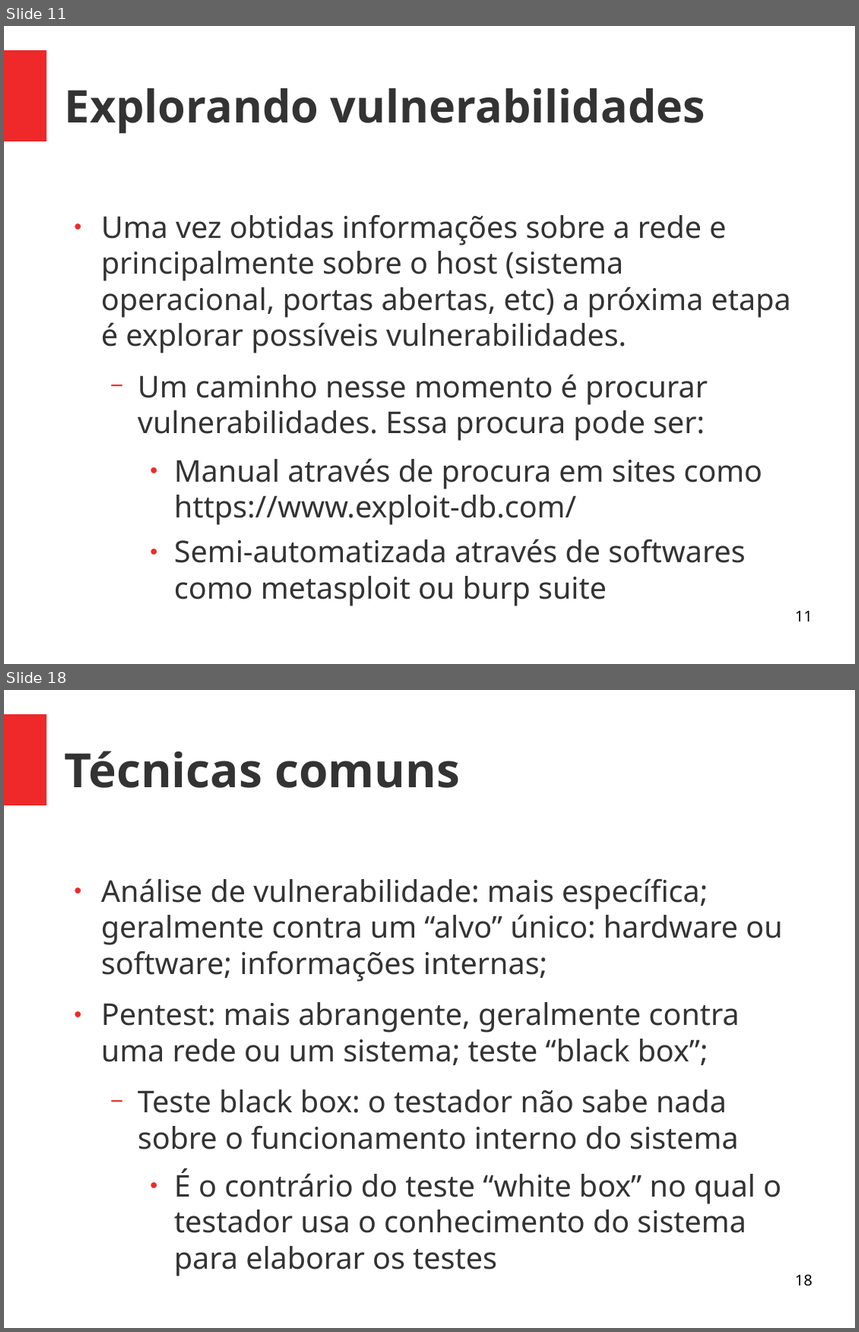
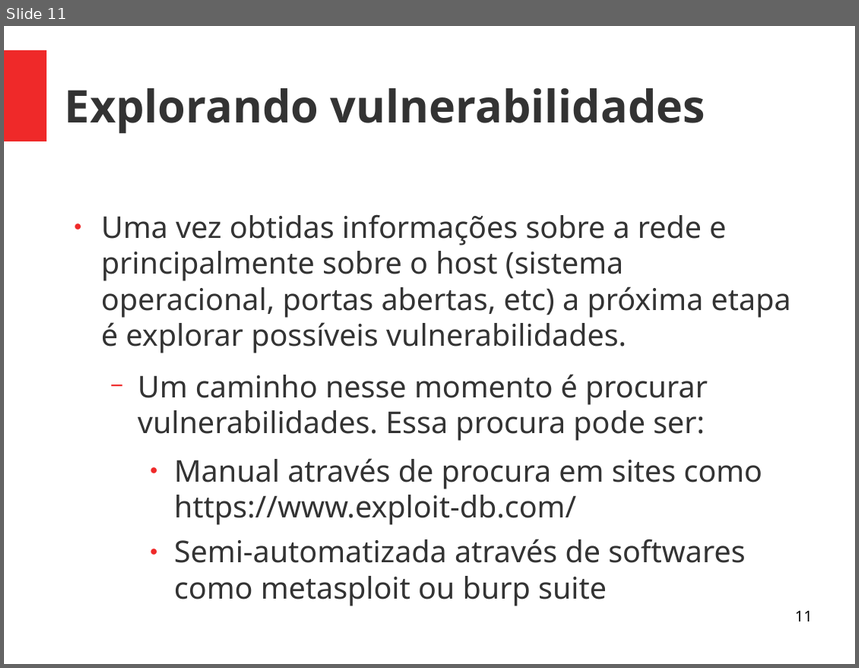
Before and after one commit to viniciusalveshax/aulas, a slide deck: adm-seg-redes/14-pentest2/14-pentest2.odp. Shown one above the other, each under a label of ours: slides 11 and 18 before the commit, slide 11 after it; the slides between them are not shown. The pictures are 859x1332 and 859x668 pixels, drawn with LibreOffice and Linux fonts; fonts in the diff are those of the drawing. Boxes give left, top, right and bottom in pixels: in the first picture for what was removed or moved away, otherwise in the second. Text is boxed around its words. In the diff, an @@ line names an element or a change of style, - is before the commit and + after.

```diff
--- a/adm-seg-redes/14-pentest2/14-pentest2.odp
+++ b/adm-seg-redes/14-pentest2/14-pentest2.odp
@@ slide 18 removed at <box>4,690,855,1328</box>, background #FFFFFF; not listed: 1 template element that a slide beside it also shows @@
@@ title removed at <box>65,751,460,788</box> @@
-Técnicas comuns
@@ text removed at <box>101,878,782,1233</box> @@
-● Análise de vulnerabilidade: mais específica; geralmente contra um “alvo” único: hardware ou software; informações internas;
-● Pentest: mais abrangente, geralmente contra uma rede ou um sistema; teste “black box”;
-  − Teste black box: o testador não sabe nada sobre o funcionamento interno do sistema
-    ● É o contrário do teste “white box” no qual o testador usa o conhecimento do sistema para elaborar os testes
@@ page number removed at <box>795,1274,813,1287</box> @@
-18
```
Also in this commit, not shown: 2 slides changed, 10 other slides removed, 1 other file.
